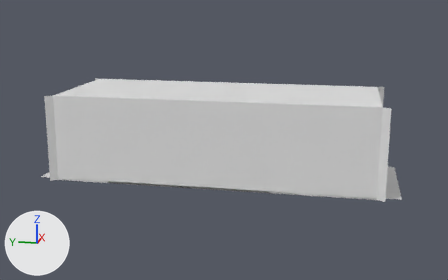
A saved change to the Blender file examples/cannon_car_wash/blender/cannon_car_wash.blend.
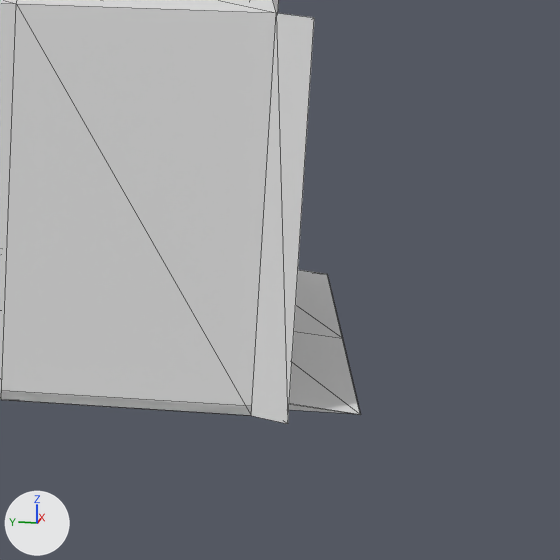
The first picture shows the older version from a 50 mm camera at (-35.4, -7.2, 10.9) aimed at (-0.1, -0.1, 2.0). The close-ups show the older and then the newer version on the part from 71% to 100% of the width and 37% to 83% of the height of that picture. Only the edits that show in the close-ups are written down. Lighting does not change. The marker at lower left points along +X, +Y and +Z. The close-ups show mesh edges as thin lines. The same objects are shown in both versions, whatever each file hides.

Objects in the first close-up: 'Colmesh-1', 'ericrolph_cannon_car_wash_selector_cage'.
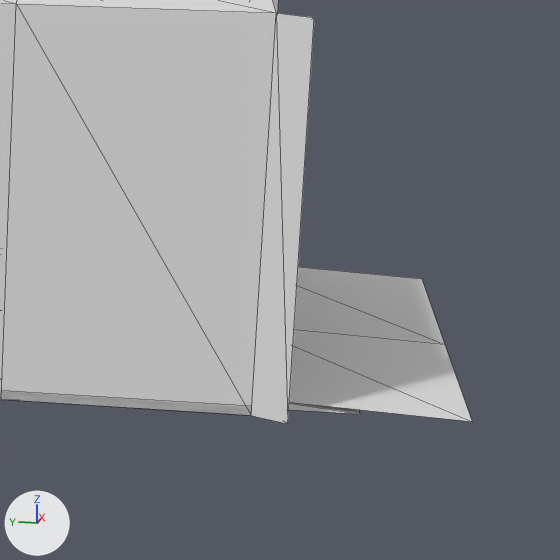
Boxes [x1, y1, x2, y2] around the edits, measured in the close-ups (560 x 560 px; the box of a moved part takes in the faces that stretch with it):
'ericrolph_cannon_car_wash_selector_cage', reshaped: before [0, 0, 360, 424]; after [0, 0, 472, 424]
part 1 of me_ericrolph_cannon_car_wash_selector_cage_mesh, moved or reshaped: before [292, 270, 360, 415]; after [289, 267, 472, 422]
'Colmesh-1', unchanged, covered by the edit: before [0, 270, 360, 416]; after [0, 391, 360, 416]

The change, as a diff of the scene's bpy script:
```diff
--- a/examples/cannon_car_wash/blender/cannon_car_wash.blend.py
+++ b/examples/cannon_car_wash/blender/cannon_car_wash.blend.py
@@ me_ericrolph_cannon_car_wash_selector_cage_mesh @@
 # used by ob_ericrolph_cannon_car_wash_selector_cage; location = (0.0, 0.0, 0.0)
 # before: 82 (3.1, -10.3, 0.0) at pixel (327, 273), 83 (0.0, -10.3, 0.0) at pixel (342, 338), 84 (-3.1, -10.3, 0.0) at pixel (360, 414)
-me_ericrolph_cannon_car_wash_selector_cage_mesh.from_pydata(...)  # 93 vertices, 168 faces, 111 loose edges; spans x -3.6..3.6, y -10.3..10.3, z 0.0..5.0
+me_ericrolph_cannon_car_wash_selector_cage_mesh.from_pydata(...)  # 93 vertices, 168 faces, 111 loose edges; spans x -3.6..3.6, y -11.6..10.3, z 0.0..5.0
+# me_ericrolph_cannon_car_wash_selector_cage_mesh part 1
+for i in [82, 83, 84]: me_ericrolph_cannon_car_wash_selector_cage_mesh.vertices[i].co += Vector((0.0, -1.3, 0.0))
```
